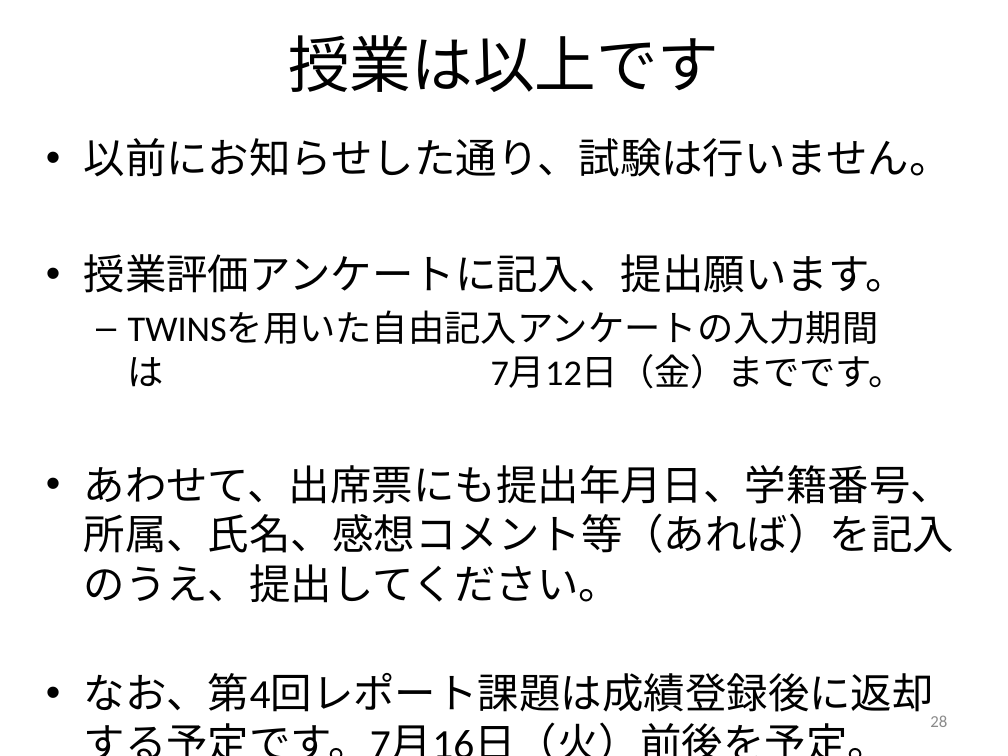
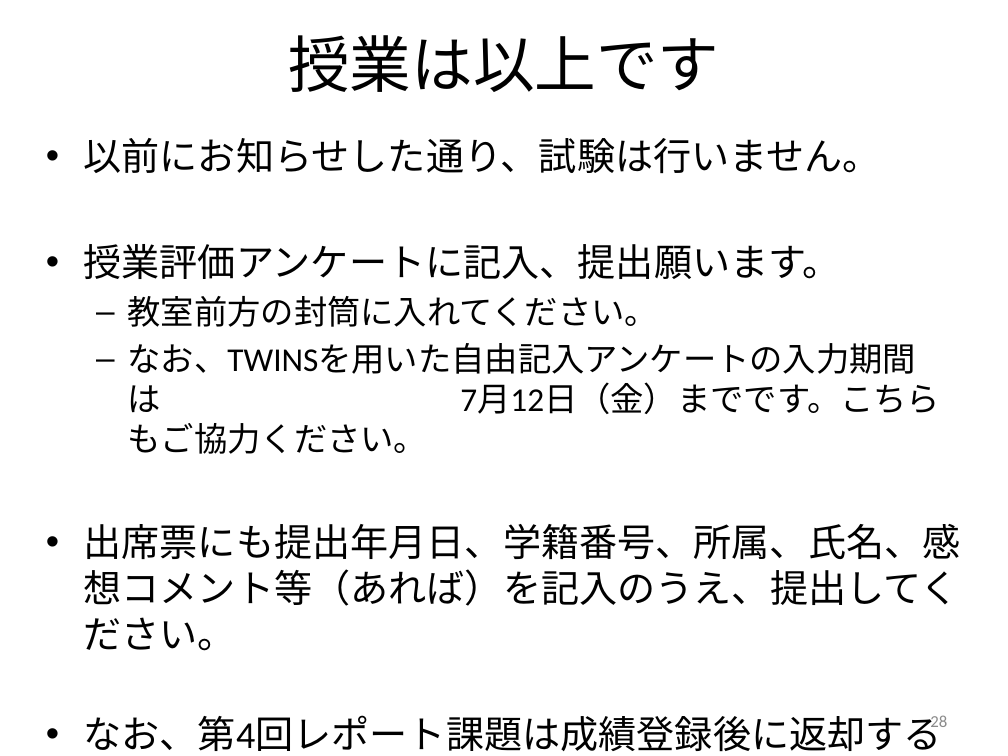
Before and after one commit to masao/public_html, a slide deck: slide 28 of lecture/2013/digital-document/20130620-Digital-Document-10.pptx. Drawn at 1008x756 pixels with LibreOffice and Linux fonts; fonts in the diff are those of the drawing. Boxes give left, top, right and bottom in pixels: in the first picture for what was removed or moved away, otherwise in the second. Text is boxed around its words. In the diff, an @@ line names an element or a change of style, - is before the commit and + after.

```diff
--- a/lecture/2013/digital-document/20130620-Digital-Document-10.pptx
+++ b/lecture/2013/digital-document/20130620-Digital-Document-10.pptx
@@ text at [84,138,881,279]: size 29.6 to 27.2 pt in "以前にお知らせした通り、試験は行いません。", "授業評価アンケートに記入、提出願います。", "なお、第4回レポート課題は成績登録後に返却する予定です。7月16日（火）前後を予定。" @@
@@ text at [84,296,961,651]: text changed; size 29.6 to 23.8 pt @@
-  – TWINSを用いた自由記入アンケートの入力期間は 7月12日（金）までです。
-• あわせて、出席票にも提出年月日、学籍番号、所属、氏名、感想コメント等（あれば）を記入のうえ、提出してください。
+  – 教室前方の封筒に入れてください。
+  – なお、TWINSを用いた自由記入アンケートの入力期間は 7月12日（金）までです。こちらもご協力ください。
+• 出席票にも提出年月日、学籍番号、所属、氏名、感想コメント等（あれば）を記入のうえ、提出してください。
```
Also in this commit, not shown: 5 other slides changed, 1 other file.
